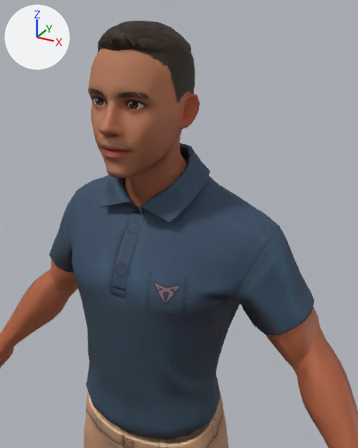
An edit to the glTF model public/models/allen.glb, drawn before and after from the same camera.
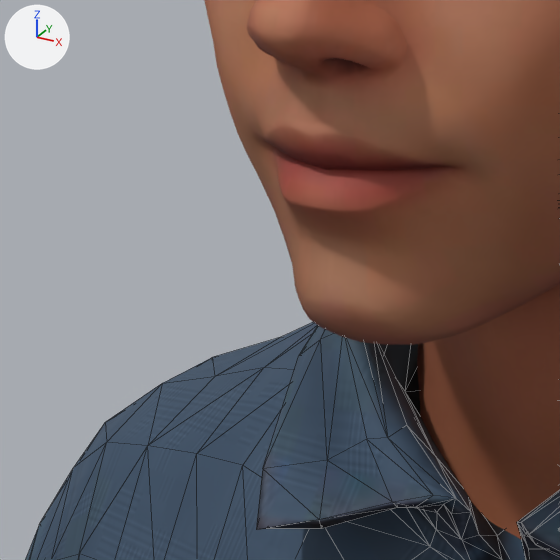
The first picture shows the older version from a camera (50 mm lens) standing at (0.453, -0.732, 1.859) and looking at (0.104, -0.097, 1.542). The close-ups show both versions on the part from 17% to 41% of the width and 28% to 47% of the height of that picture. The axes (+X, +Y, +Z) are drawn at upper left. The lights are the same throughout. The close-ups show mesh edges as thin lines. Vertices at the same position are counted once.

Objects in the first close-up: 'Wolf3D_Head', 'Wolf3D_Outfit_Top'.
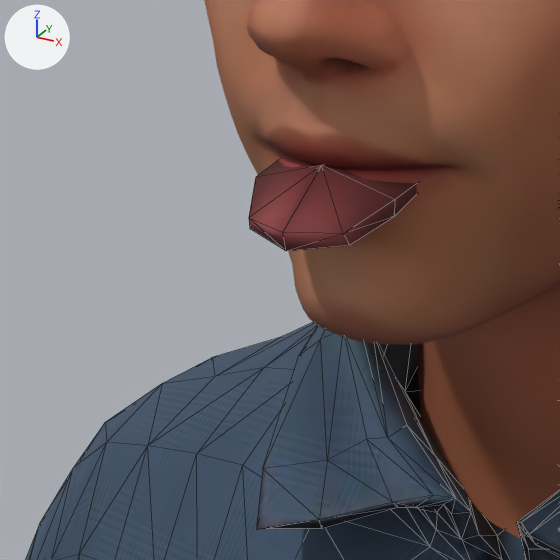
The newer file adds a shape key; the second version is drawn at full value of the shape key 'tongueOut' of 'Wolf3D_Teeth', and the change is written as the vertex moves it makes.

What differs and where, as boxes (x1, y1, x2, y2) in the close-ups (560 x 560 px):
'Wolf3D_Teeth', reshaped (not visible before)
    after: (249, 160, 417, 251)

The change, as a diff of the scene's bpy script:
```diff
--- a/public/models/allen.glb.py
+++ b/public/models/allen.glb.py
@@ me_wolf3d_teeth @@
 # used by ob_wolf3d_teeth; location = (0.0, 0.0, 0.0)
-me_wolf3d_teeth.from_pydata(...)  # 77 vertices, 100 faces; spans x -0.0286..0.0286, y -0.1235..-0.0549, z 1.6381..1.6748
+me_wolf3d_teeth.from_pydata(...)  # 77 vertices, 100 faces; spans x -0.0286..0.0286, y -0.1444..-0.0801, z 1.6381..1.6748
+# me_wolf3d_teeth part 1: 17 of 77 vertices moved; they spanned x -0.0208..0.0208, y -0.1073..-0.0549, z 1.6502..1.6622 and now span x -0.0208..0.0208, y -0.1444..-0.0879, z 1.6383..1.6616; mean shift (0.0, -0.0373, -0.0065); largest move (0.0, -0.085, 1.661) -> (0.0, -0.1279, 1.6553)
 me_wolf3d_teeth.materials.append(mat_wolf3d_teeth)
```
